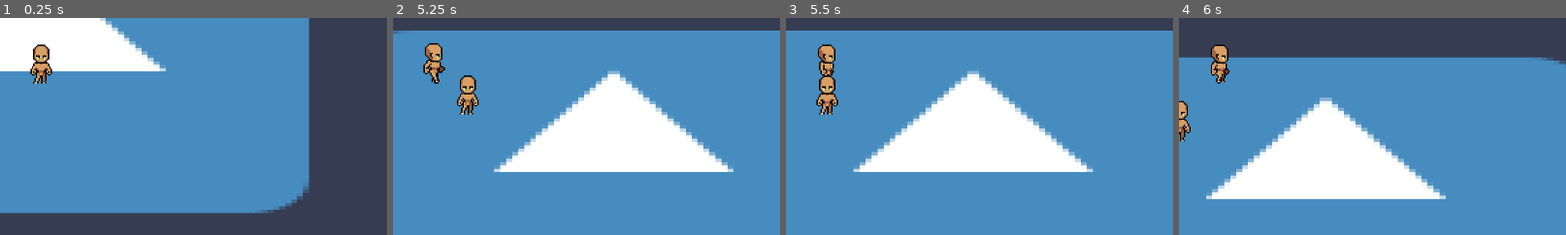
Above: before the commit, frames 1-4 (left to right).
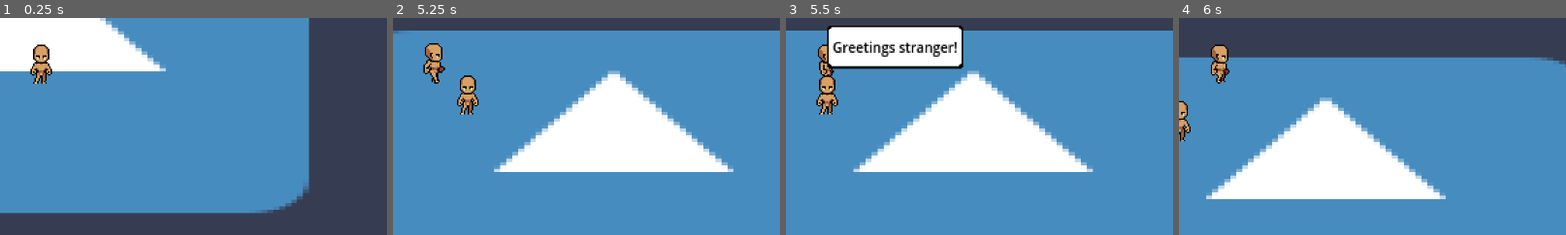
Above: after the commit, the same moments.

Repository: higamersslk/godot-dialogue-system
Game: Godot game, scene res://main.tscn
Same seed, same stepped clock (60 frames per second), same inputs: the game is played once before the commit and once after it. The engine's default icon, where the game draws it, is replaced by a stand-in: a white triangle on a blue panel in a dark square.
Inputs (mouse positions are % of the whole screen's width and height, from its top left):
- Up to frame 1 (0.25 s): no input
- Up to frame 2 (5.25 s): click "en" at 0.5 s; move the mouse to (45, 70) at 1.27 s; hold E (chat) 1.28-2.03 s; hold W (up) 1.28-2.78 s; click (45, 70) at 1.55 s; move the mouse to (80, 65) at 2.02 s; click (80, 65) at 2.1 s; tap E (chat) at 2.3, 3.8 s; move the mouse to (20, 35) at 2.77 s; hold E (chat) 2.78-3.53 s; hold A (left) 2.78-4.28 s; click (20, 35) at 3.05 s; move the mouse to (55, 50) at 3.52 s; click (55, 50) at 3.6 s; move the mouse to (35, 25) at 4.27 s; hold S (down) 4.28-5.03 s; hold E (chat) 4.28-5.03 s; click (35, 25) at 4.55 s; move the mouse to (72, 45) at 5.02 s; hold D (right) from 5.03 s (still down); click (72, 45) at 5.1 s
- Up to frame 3 (5.5 s): keep holding D (right); tap E (chat) at 5.3 s
- Up to frame 4 (6 s): move the mouse to (30, 55) at 5.77 s; release D (right) at 5.78 s; hold W (up) from 5.78 s (still down); hold E (chat) from 5.78 s (still down)
The pictures show only the part of the screen within x 45-95%, y 40-90%; the shares and areas given below are measured in that part.

Frames 1-2 are identical in both runs. In frame 3, 7.1% of the frame differs, in the area x 10-46%, y 3-24%; in frame 4, nothing differs.

Commit message:
refactor: removes dialogue system autoload. makes each DialogueArea2D handle their own dialogue.

Diff:
--- a/project.godot
+++ b/project.godot
@@ -14,10 +14,6 @@
 run/main_scene="uid://d3ivlx4l0e0nv"
 config/features=PackedStringArray("4.4", "GL Compatibility")
 config/icon="res://icon.svg"
-
-[autoload]
-
-DialogueSystem="*res://source/dialogue_system/dialogue_system.gd"
 
 [input]
 
--- a/source/characters/npc/npc.tscn
+++ b/source/characters/npc/npc.tscn
@@ -1,8 +1,10 @@
-[gd_scene load_steps=5 format=3 uid="uid://f2ykjxmkwan8"]
+[gd_scene load_steps=7 format=3 uid="uid://f2ykjxmkwan8"]
 
 [ext_resource type="PackedScene" uid="uid://0aqesxss6tv7" path="res://source/characters/character.tscn" id="1_wdgi6"]
 [ext_resource type="Script" uid="uid://cbdm2jr1vqqub" path="res://source/characters/npc/npc.gd" id="2_pi641"]
 [ext_resource type="PackedScene" uid="uid://bo6imvj2gix88" path="res://source/dialogue_system/dialogue_area_2d.tscn" id="3_7qyj0"]
+[ext_resource type="PackedScene" uid="uid://dytsj61wrt3tv" path="res://source/dialogue_system/text_box.tscn" id="4_ykq3f"]
+[ext_resource type="Resource" uid="uid://cknwgdt5irmtd" path="res://source/dialogues/npc1.tres" id="5_jox05"]
 
 [sub_resource type="CircleShape2D" id="CircleShape2D_ykq3f"]
 radius = 29.6142
@@ -14,6 +16,10 @@
 visible = false
 
 [node name="DialogueArea2D" parent="." index="2" instance=ExtResource("3_7qyj0")]
+entry_label = &"start"
+insta_dialogue = true
+text_box = ExtResource("4_ykq3f")
+dialogue_container = ExtResource("5_jox05")
 
 [node name="CollisionShape2D" type="CollisionShape2D" parent="DialogueArea2D" index="0"]
 position = Vector2(0, 10)
--- a/source/dialogue_system/dialogue_area_2d.gd
+++ b/source/dialogue_system/dialogue_area_2d.gd
@@ -2,44 +2,79 @@
 extends Area2D
 
 
-signal player_entered_dialogue_area()
-signal player_left_dialogue_area()
+signal player_entered_dialogue_area
+signal player_left_dialogue_area
 
 
+@export var entry_label: StringName
+@export var insta_dialogue: bool
+@export var text_box: PackedScene
 @export var dialogue_container: DialogueContainer
 
 var is_inside_area: bool
-var insta_interact: bool
+var dialogue_manager: DialogueManager
 var player: Player
 
 
 func _ready() -> void:
-    self.body_entered.connect(_on_body_entered)
-    self.body_exited.connect(_on_body_exited)
+	body_entered.connect(_on_body_entered)
+	body_exited.connect(_on_body_exited)
 
 
-func _process(_delta: float) -> void:
-    if not is_inside_area: return
-    if Input.is_action_just_pressed("chat") or insta_interact:
-        is_inside_area = false # prevent signal spam.
-        DialogueSystem.dialogue_requested.emit(self, player)
+func _unhandled_input(event: InputEvent) -> void:
+	if not event.is_action_pressed("chat"): return
+	if not is_inside_area: return
+	if dialogue_manager: return
+
+	_start_dialogue()
 
 
 func _on_body_entered(body: Node) -> void:
-    if body is not Player: return
-    if not dialogue_container: return
+	if body is not Player: return
+	if not dialogue_container or not text_box: return
+	if not dialogue_container.dialogues.has(entry_label): return
 
-    player = body
-    is_inside_area = true
-    insta_interact = dialogue_container.insta_dialogue
-
-    player_entered_dialogue_area.emit()
+	player = body
+	player_entered_dialogue_area.emit()
+	if insta_dialogue:
+		_start_dialogue()
+	else:
+		is_inside_area = true
 
 
 func _on_body_exited(body: Node) -> void:
-    if body is not Player: return
+	if body is not Player: return
 
-    player = null
-    is_inside_area = false
+	_end_dialogue()
+	player_left_dialogue_area.emit()
 
-    player_left_dialogue_area.emit()
+	is_inside_area = false
+	player = null
+
+
+func _start_dialogue() -> void:
+	if dialogue_manager: return
+
+	dialogue_manager = DialogueManager.new()
+	dialogue_manager.name = "DialogueManager"
+	dialogue_manager.context = {
+		"player": player,
+		"text_box": text_box,
+		"dialogue_area": self,
+		"parent": get_parent()
+	}
+
+	dialogue_manager.current_dialogue_label = entry_label
+
+	dialogue_manager.dialogue_ended.connect(_end_dialogue.call_deferred, CONNECT_ONE_SHOT)
+	add_child(dialogue_manager)
+	dialogue_manager.start_dialogue(dialogue_container)
+
+
+func _end_dialogue() -> void:
+	if dialogue_manager:
+		dialogue_manager.end_dialogue()
+		dialogue_manager.queue_free()
+
+	dialogue_manager = null
+	player = null
--- a/source/dialogue_system/dialogue_area_2d.tscn
+++ b/source/dialogue_system/dialogue_area_2d.tscn
@@ -1,8 +1,6 @@
-[gd_scene load_steps=3 format=3 uid="uid://bo6imvj2gix88"]
+[gd_scene load_steps=2 format=3 uid="uid://bo6imvj2gix88"]
 
 [ext_resource type="Script" uid="uid://cbiliyt80153u" path="res://source/dialogue_system/dialogue_area_2d.gd" id="1_jvc3a"]
-[ext_resource type="Resource" uid="uid://cknwgdt5irmtd" path="res://source/dialogues/npc1.tres" id="2_go2oq"]
 
 [node name="DialogueArea2D" type="Area2D"]
 script = ExtResource("1_jvc3a")
-dialogue_container = ExtResource("2_go2oq")
--- /dev/null
+++ b/source/dialogue_system/dialogue_manager.gd
@@ -0,0 +1,69 @@
+class_name DialogueManager
+extends Node2D
+
+
+signal dialogue_started
+signal dialogue_ended
+
+
+var text_box: TextBox
+
+var context: Dictionary
+var dialogue_data: Dictionary[StringName, Array]
+var current_blocks: Array
+
+var current_block_index: int = -1
+var current_dialogue_label: StringName
+
+static var registered_functions: Dictionary[String, Callable]
+
+
+func start_dialogue(dialogue_container: DialogueContainer) -> void:
+	dialogue_data = dialogue_container.dialogues
+	current_blocks = dialogue_data[current_dialogue_label] as Array[DialogueBlock]
+
+	if current_blocks.is_empty():
+		end_dialogue()
+		return
+
+	dialogue_started.emit()
+	_instantiate_text_box()
+	_next_block()
+
+
+func end_dialogue() -> void:
+	text_box.queue_free()
+	dialogue_ended.emit()
+
+
+func show_text_box() -> void:
+	if not text_box:
+		_instantiate_text_box()
+	text_box.visible = true
+
+
+func hide_text_box() -> void:
+	if not text_box: return
+	text_box.visible = false
+
+
+func _next_block() -> void:
+	current_block_index += 1
+	if current_block_index >= current_blocks.size():
+		end_dialogue()
+		return
+
+	var block: DialogueBlock = current_blocks[current_block_index]
+	block.finished.connect(_next_block, CONNECT_ONE_SHOT)
+	block.execute(self)
+
+
+func _instantiate_text_box() -> void:
+	if text_box: return
+
+	text_box = context["text_box"].instantiate() as TextBox
+	text_box.visible = false
+
+	var dialogue_area: DialogueArea2D = context["dialogue_area"]
+	text_box.position = dialogue_area.position + Vector2(0, -50)
+	dialogue_area.add_child(text_box)
--- a/source/dialogue_system/dialogue_system.gd
+++ /dev/null
@@ -1,83 +0,0 @@
-## class DialogueSystem
-## Autoload
-extends Node
-
-
-signal dialogue_requested(area: DialogueArea2D, player: Player)
-
-const DEFAULT_TEXT_BOX: PackedScene = preload("res://source/dialogue_system/text_box.tscn")
-
-var text_box: TextBox
-var current_dialogue_data: Dictionary[StringName, Array]
-
-var current_block_index: int = -1
-var current_dialogue_label: StringName
-
-var player_ref: Player
-
-
-func _ready() -> void:
-	dialogue_requested.connect(_on_dialogue_requested)
-
-
-func _on_dialogue_requested(area: DialogueArea2D, player: Player) -> void:
-	current_dialogue_data = area.dialogue_container.dialogues
-	current_dialogue_label = &"start"
-	player_ref = player
-
-	var dialogue_blocks: Array = current_dialogue_data[current_dialogue_label]
-	if dialogue_blocks.is_empty():
-		current_dialogue_data = {&"start": []}
-		return
-
-	area.player_left_dialogue_area.connect(_end_dialogue, CONNECT_ONE_SHOT)
-	process_blocks(dialogue_blocks)
-
-
-func _on_block_finished() -> void:
-	print(current_dialogue_label)
-	process_blocks.call_deferred(current_dialogue_data[current_dialogue_label])
-
-
-func process_blocks(dialogue_blocks: Array) -> void:
-	current_block_index += 1
-	if current_block_index == dialogue_blocks.size():
-		_end_dialogue()
-		return
-
-	var block: DialogueBlock = dialogue_blocks[current_block_index]
-	show_text_box()
-
-	block.finished.connect(_on_block_finished, CONNECT_ONE_SHOT)
-	block.start()
-
-
-func show_text_box() -> void:
-	if not text_box:
-		text_box = DEFAULT_TEXT_BOX.instantiate() as TextBox
-
-	text_box.visible = true
-	text_box.position = Vector2(450, 130) #to do: proper position above DialogueArea2D
-
-	if not text_box.is_inside_tree():
-		get_parent().add_child(text_box)
-
-
-func hide_text_box() -> void:
-	if not text_box: return
-	text_box.visible = false
-
-	if text_box.is_inside_tree():
-		get_parent().call_deferred("remove_child", text_box)
-
-
-func _end_dialogue() -> void:
-	var dialogue_blocks: Array = current_dialogue_data.get(current_dialogue_label, [])
-	var block = dialogue_blocks.get(current_block_index)
-
-	# fix later: warning errors with out of bounds array.
-	if block and block.finished.is_connected(_on_block_finished):
-		block.finished.disconnect(_on_block_finished)
-
-	current_block_index = -1
-	hide_text_box()
--- a/source/dialogue_system/resources/blocks/jump_block.gd
+++ b/source/dialogue_system/resources/blocks/jump_block.gd
@@ -5,7 +5,10 @@
 @export var goto_label: StringName
 # to do condition later.
 
-func start() -> void:
-    DialogueSystem.current_dialogue_label = goto_label
-    DialogueSystem.current_block_index = -1
-    finished.emit()
+func execute(manager: DialogueManager) -> void:
+	if manager.dialogue_data.has(goto_label):
+		manager.current_dialogue_label = goto_label
+		manager.current_block_index = -1
+		manager.current_blocks = manager.dialogue_data[goto_label]
+
+	finished.emit()
--- a/source/dialogue_system/resources/blocks/text_block.gd
+++ b/source/dialogue_system/resources/blocks/text_block.gd
@@ -11,11 +11,11 @@
 @export var randomize_dialogue: bool
 
 
-func start() -> void:
-    ## TO DO:
-    ## Display letter by letter instead of full text.
+func execute(manager: DialogueManager) -> void:
+    manager.show_text_box()
     for text: String in dialogues_text:
-        DialogueSystem.text_box.label_text = text
-        await DialogueSystem.text_box.continue_interact
+        manager.text_box.label_text = text
+        await manager.text_box.continue_interact
 
+    manager.hide_text_box()
     finished.emit()
--- a/source/dialogue_system/resources/dialogue_block.gd
+++ b/source/dialogue_system/resources/dialogue_block.gd
@@ -2,10 +2,8 @@
 extends Resource
 ## Base class for dialogue resources
 
-@warning_ignore("unused_signal")
 signal finished
 
 
-func start() -> void:
+func execute(_dialogue_manager: DialogueManager) -> void:
     finished.emit()
-    pass
--- a/source/dialogue_system/resources/dialogue_container.gd
+++ b/source/dialogue_system/resources/dialogue_container.gd
@@ -2,8 +2,6 @@
 extends Resource
 
 
-## Instant start dialogue, no needing to wait for a interaction.
-@export var insta_dialogue: bool
 ## Dictionary mapping dialogue labels to block arrays.
 ## [br]
 ## Format: {StringName: Array(DialogueBlock)}
--- a/source/dialogues/npc1.tres
+++ b/source/dialogues/npc1.tres
@@ -1,9 +1,8 @@
-[gd_resource type="Resource" script_class="DialogueContainer" load_steps=10 format=3 uid="uid://cknwgdt5irmtd"]
+[gd_resource type="Resource" script_class="DialogueContainer" load_steps=9 format=3 uid="uid://cknwgdt5irmtd"]
 
 [ext_resource type="Script" uid="uid://c6i6he7s4mhfh" path="res://source/dialogue_system/resources/blocks/text_block.gd" id="1_8osrp"]
 [ext_resource type="Script" uid="uid://dhpy5ov3djth2" path="res://source/dialogue_system/resources/dialogue_container.gd" id="1_244a3"]
 [ext_resource type="Script" uid="uid://dua435a2vshxx" path="res://source/dialogue_system/resources/blocks/jump_block.gd" id="2_8osrp"]
-[ext_resource type="Script" uid="uid://b7berss7lrkno" path="res://source/dialogue_system/resources/blocks/function_block.gd" id="2_qht1y"]
 
 [sub_resource type="Resource" id="Resource_px1os"]
 script = ExtResource("1_8osrp")
@@ -13,13 +12,10 @@
 randomize_dialogue = false
 metadata/_custom_type_script = "uid://c6i6he7s4mhfh"
 
-[sub_resource type="Resource" id="Resource_bedcy"]
-script = ExtResource("2_qht1y")
-method_type = 0
-node_path = NodePath("../AnimatedSprite2D")
-method_name = "play"
-args = ["walk_side"]
-metadata/_custom_type_script = "uid://b7berss7lrkno"
+[sub_resource type="Resource" id="Resource_8osrp"]
+script = ExtResource("2_8osrp")
+goto_label = &"test"
+metadata/_custom_type_script = "uid://dua435a2vshxx"
 
 [sub_resource type="Resource" id="Resource_fngix"]
 script = ExtResource("1_8osrp")
@@ -46,7 +42,7 @@
 script = ExtResource("1_244a3")
 insta_dialogue = false
 dialogues = Dictionary[StringName, Array]({
-&"block_2": [SubResource("Resource_px1os"), SubResource("Resource_bedcy")],
+&"block_2": [SubResource("Resource_px1os"), SubResource("Resource_8osrp")],
 &"start": [SubResource("Resource_fngix"), SubResource("Resource_13lsm"), SubResource("Resource_qht1y")]
 })
 metadata/_custom_type_script = "uid://dhpy5ov3djth2"
Renamed: source/dialogue_system/dialogue_system.gd.uid -> source/dialogue_system/dialogue_manager.gd.uid
